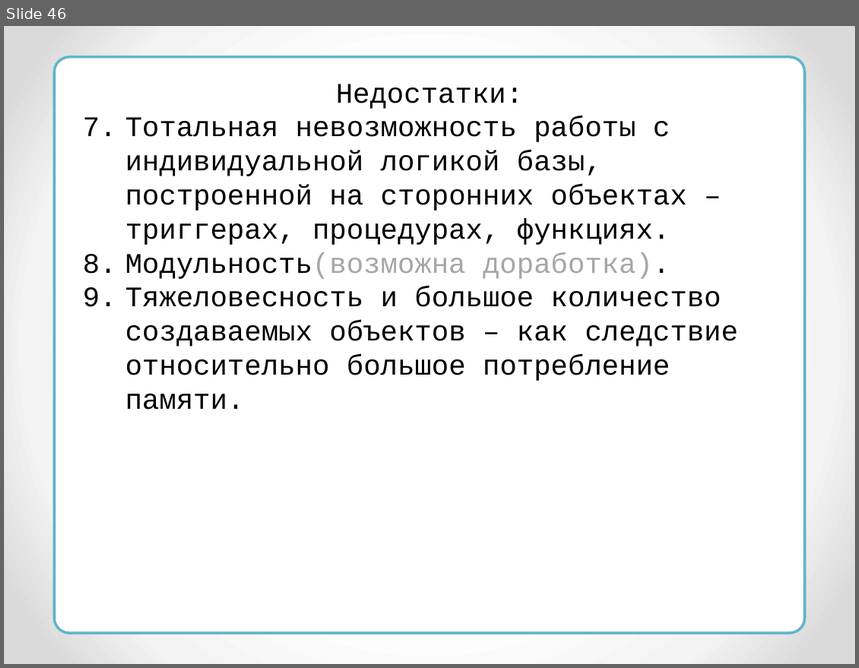
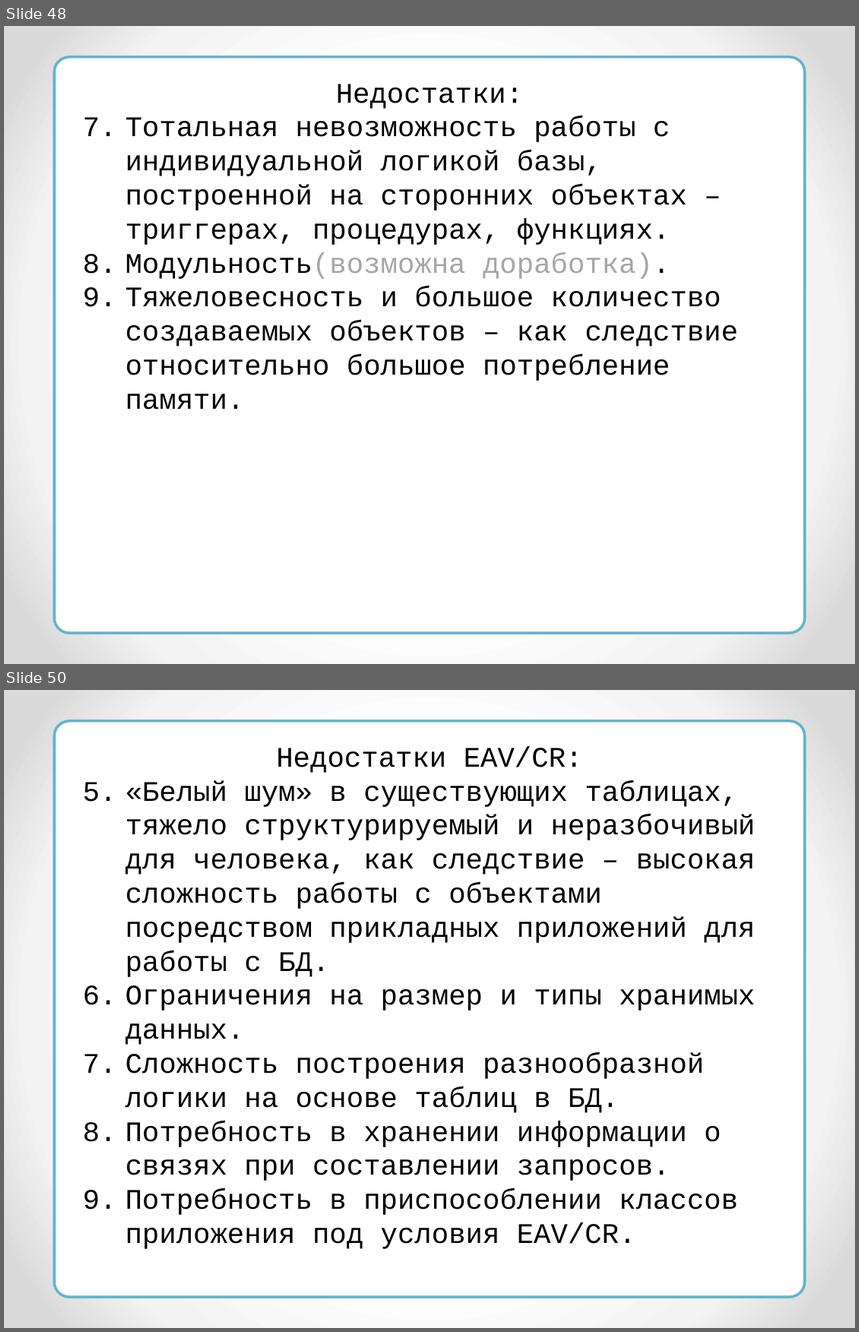
Before and after one commit to RedEyesDevelopment/NetCrackerProject, a slide deck: pres/reacteav/reacteav.pptx. Shown one above the other, each under a label of ours: slide 46 before the commit, slides 48 and 50 after it; the slides between them are not shown. The pictures are 859x668 and 859x1332 pixels, drawn with LibreOffice and Linux fonts; fonts in the diff are those of the drawing. Boxes give left, top, right and bottom in pixels: in the first picture for what was removed or moved away, otherwise in the second. Text is boxed around its words. In the diff, an @@ line names an element or a change of style, - is before the commit and + after.

```diff
--- a/pres/reacteav/reacteav.pptx
+++ b/pres/reacteav/reacteav.pptx
@@ slide 50 added at (4,690,855,1328), background gradient #FFFFFF to #F4F4F4 to #DADADA @@
@@ rounded rectangle added at (54,720,805,1297), fill #FFFFFF, outline #60B5CC 2.25 pt @@
@@ text added at (126,746,756,1249), 24 pt, text #000000 @@
+Недостатки EAV/CR:
+5. «Белый шум» в существующих таблицах, тяжело структурируемый и неразбочивый для человека, как следствие – высокая сложность работы с объектами посредством прикладных приложений для работы с БД.
+6. Ограничения на размер и типы хранимых данных.
+7. Сложность построения разнообразной логики на основе таблиц в БД.
+8. Потребность в хранении информации о связях при составлении запросов.
+9. Потребность в приспособлении классов приложения под условия EAV/CR.
@@ what was slide 46 is now slide 48 @@
```
Also in this commit, not shown: 8 slides changed, 3 other slides added.
